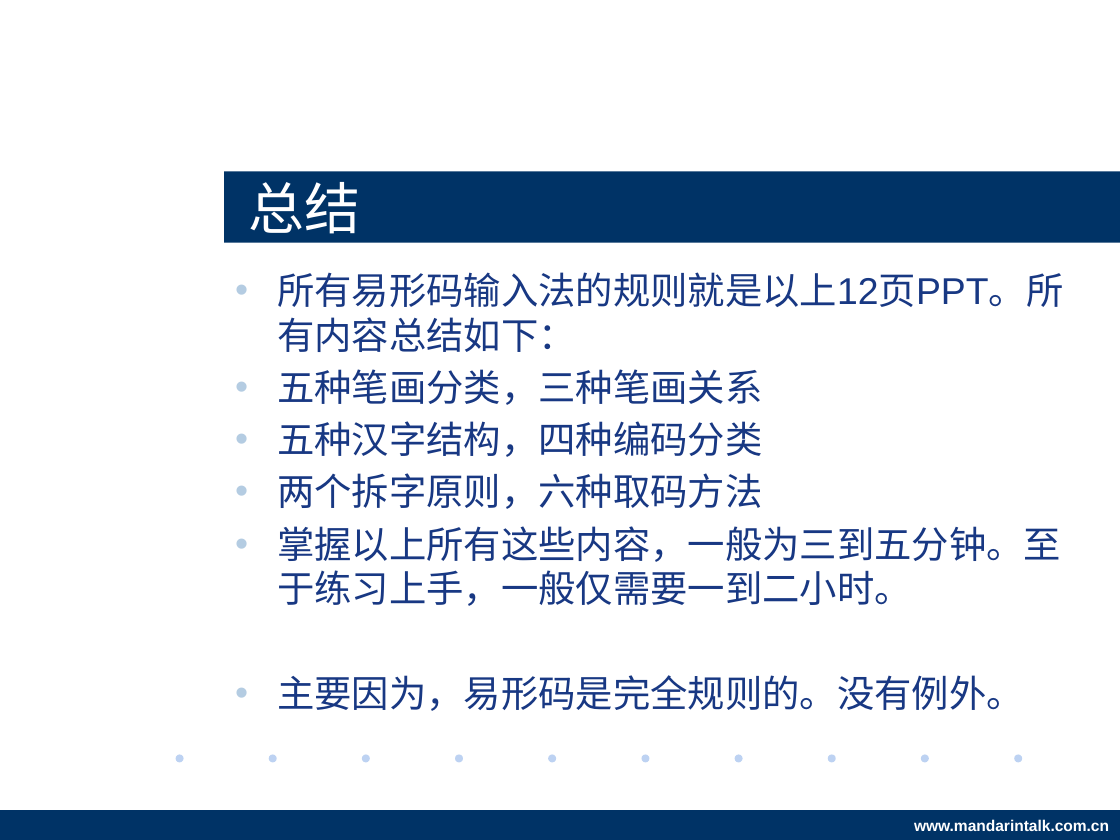
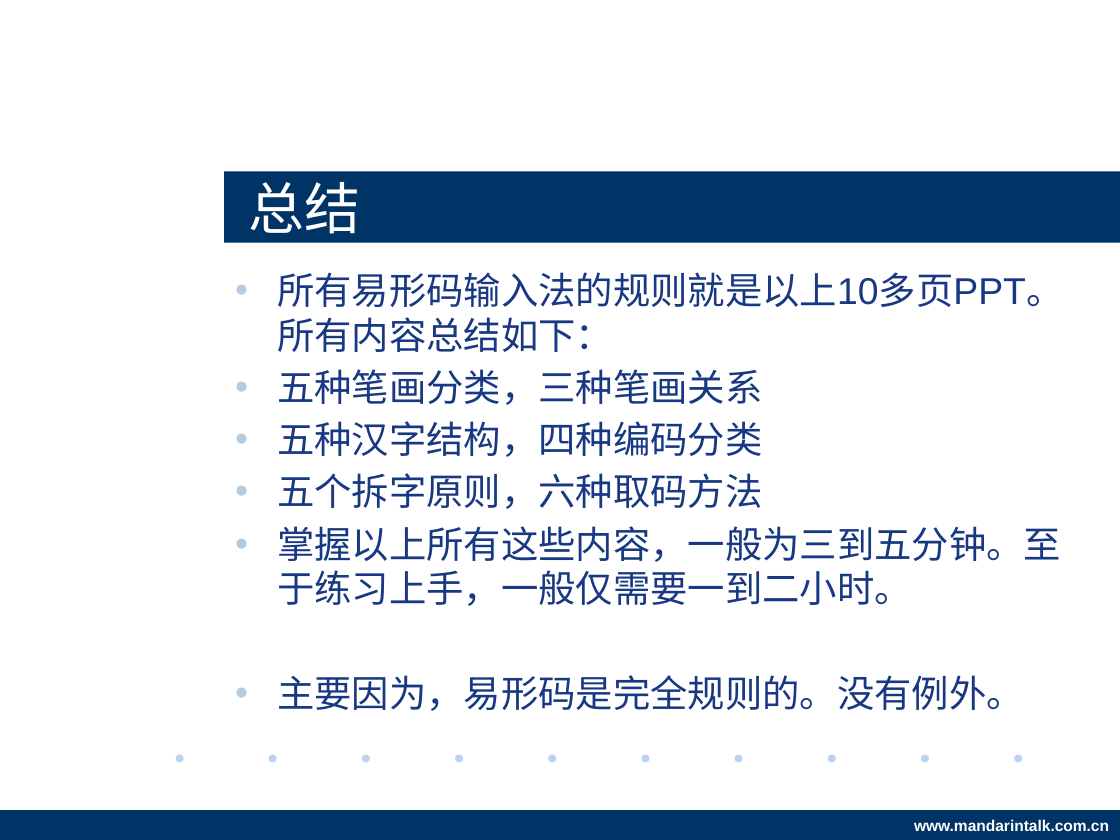
Before and after one commit to BardoQi/eShine, a slide deck: slide 32 of docs/project_summary.pptx (slide 26 before the commit). Drawn at 1120x840 pixels with LibreOffice and Linux fonts; fonts in the diff are those of the drawing; background and template pictures are left out. Boxes give left, top, right and bottom in pixels: in the first picture for what was removed or moved away, otherwise in the second. Text is boxed around its words. In the diff, an @@ line names an element or a change of style, - is before the commit and + after.

```diff
--- a/docs/project_summary.pptx
+++ b/docs/project_summary.pptx
@@ text at (277, 272, 1063, 352): text changed @@
-• 所有易形码输入法的规则就是以上12页PPT。所有内容总结如下：
+• 所有易形码输入法的规则就是以上10多页PPT。所有内容总结如下：
@@ text at (277, 473, 762, 509): text changed @@
-• 两个拆字原则，六种取码方法
+• 五个拆字原则，六种取码方法
```
Also in this commit, not shown: 11 other slides changed, 6 slides added.
